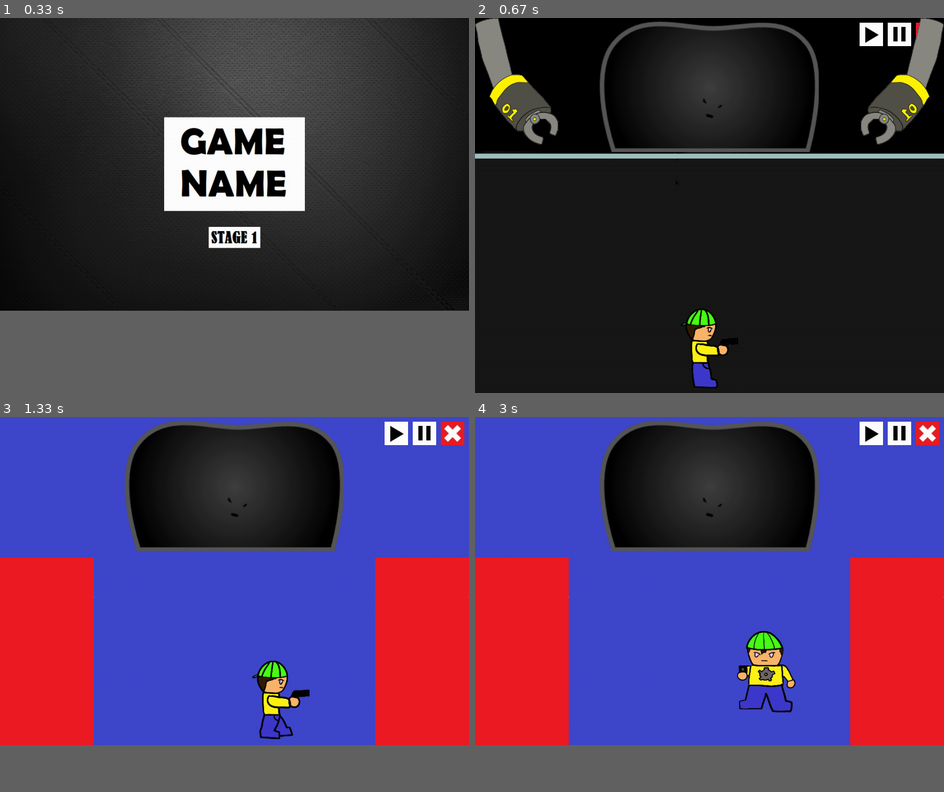
Above: before the commit, frames 1-4 (two rows, left to right).
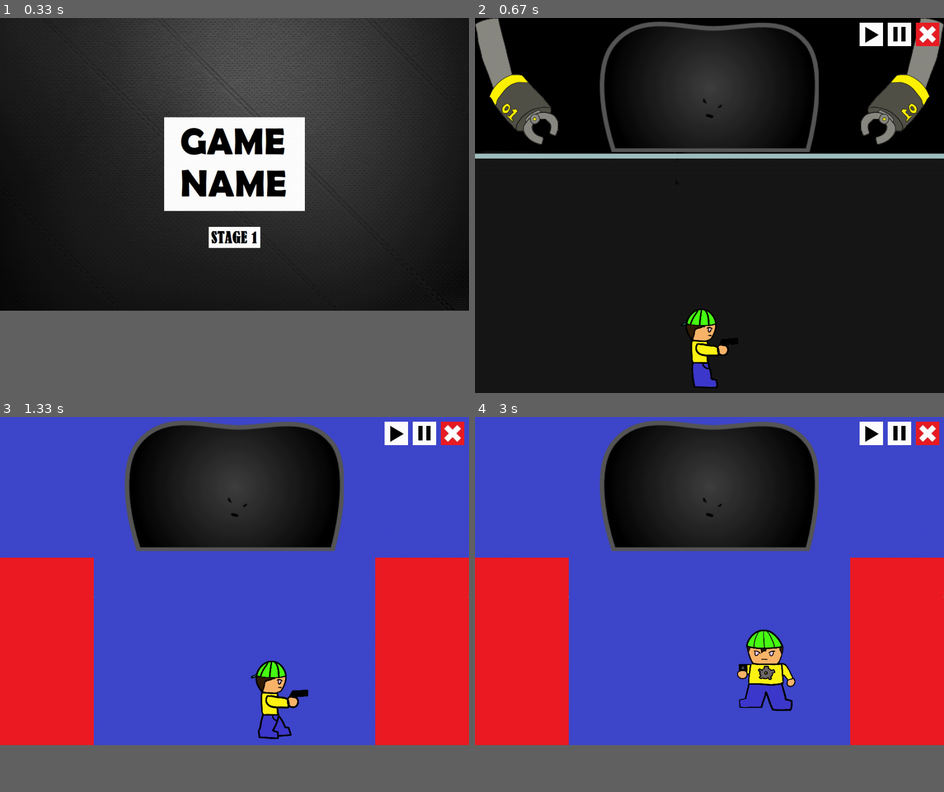
Above: after the commit, the same moments.

Repository: ss-hyun/Chilbo_pygame_pj
Game: pygame game, started from main.py
The game is run twice, just before and just after one commit, with the same random seed, the same clock (stepped at 60 frames per second) and the same inputs.
Inputs (mouse positions are in pixels of both pictures, inside the frame that each line leads up to):
- Up to frame 1 (0.33 s): no input
- Up to frame 2 (0.67 s): click (709, 235) at 0.38 s
- Up to frame 3 (1.33 s): tap Tab at 0.67 s; hold Right from 1 s (still down)
- Up to frame 4 (3 s): release Right at 1.47 s; hold Up 1.5-1.8 s; hold Right 1.83-2.3 s; hold Left 2.33-2.87 s; hold Down from 2.9 s (still down)

Frame 1 is identical in both runs. In frame 2, 0.3% of the frame differs, in the area x 94-99%, y 1-8%; in frame 3, 0.6%; in frame 4, 0.8%, in the area x 55-69%, y 56-79%.

Commit message:
Plus attack mid

Diff:
--- a/stage1.py
+++ b/stage1.py
@@ -10,7 +10,7 @@
     ch.pos[0] += ch.move_factor_x
     ch.pos[1] += ch.move_factor_y
 
-    print(ch.pos[0])
+    #print(ch.pos[0])
 
     if ch.pos[1] < 208:
         ch.pos[1] = 208
@@ -97,6 +97,14 @@
         # size variable change
         ch.size[i] = ch.image[i].get_rect().size
 
+def user_attack(ch, game):
+    for event in game.event_key:
+        if event.type == pygame.KEYDOWN and event.key == pygame.K_a:
+            game.user_attack.append(stage_template.Spherical_Attack(ch.atk_image, 5, ch.pos, 5, user_atk_move))
+
+def user_atk_move(atk, game):
+    return 1
+
 # def boss_moving(ch, game):
 #     ch.pos[0] += ch.move_factor
 #     if ch.pos[0] + ch.size[ch.curr_state][0] > game.display_size[0]:
@@ -152,17 +160,17 @@
 
 def stage1(name, path, fps, speed):
     bg_image = pygame.image.load(path + "/image/boss_stage_test.jpg")
-    # character info : (name, relative path list, function list, group)
+    # character info : (name, relative path list, function list, attack image path, group)
     # # name : character name
     # # relative path list : Characters have various states. Images of all possible conditions.
     # # function list : A function of all actions that can be done as a character, including initialization.
     # #                 [move, positioning, attack, image transform] - if it doesn't exist -> None
     # # group : There are user groups(0) and monster groups(1) in the game.
 
-    ch_info_list = [ ("user", [ "/image/오른1.png", "/image/왼1 …(162 unchanged characters)… mage/뒤3.png"], [ move_user, user_start, None, user_resize ], 0),
-                     ("boss", [ "/image/exboss.svg" ], [ None, boss_start, None, boss_resize ], 1),
-                     ("boss_arm1", [ "/image/forceps_1.png", "/image/forceps_2.png" ], [ arm_move, arm2_start, None, arm_trans ], 1),
-                     ("boss_arm2", [ "/image/r_forceps_1.png", "/image/r_forceps_2.png" ], [ arm_move, arm1_start, None, arm_trans ], 1),
+    ch_info_list = [ ("user", [ "/image/오른1.png", "/image/왼1 …(162 unchanged characters)… mage/뒤3.png"], [ move_user, user_start, user_attack, user_resize ], "/image/bullet.png", 0),
+                     ("boss", [ "/image/exboss.svg" ], [ None, boss_start, None, boss_resize ], None, 1),
+                     ("boss_arm1", [ "/image/forceps_1.png", "/image/forceps_2.png" ], [ arm_move, arm2_start, None, arm_trans ], None, 1),
+                     ("boss_arm2", [ "/image/r_forceps_1.png", "/image/r_forceps_2.png" ], [ arm_move, arm1_start, None, arm_trans ], None, 1),
                     ]
 
     stage1_1 = stage_template.Stage(name, 1-1, path, fps, speed, bg_image, ch_info_list)
@@ -170,8 +178,8 @@
     bg_image = pygame.image.load(path + "/image/stage1_background.jpg")
 
     ch_info_list = ["user", "boss",
-                     ("laser_field1", [ "/image/laser_field.jpg" ], [ None, laser_field1_start, None, None ], 1),
-                     ("laser_field2", [ "/image/laser_field.jpg" ], [ None, laser_field2_start, None, None ], 1)]
+                     ("laser_field1", [ "/image/laser_field.jpg" ], [ None, laser_field1_start, None, None ], None, 1),
+                     ("laser_field2", [ "/image/laser_field.jpg" ], [ None, laser_field2_start, None, None ], None, 1)]
 
     stage1_2 = stage_template.Stage(name, 1-2, path, fps, speed, bg_image, ch_info_list, stage1_1)
     stage1_2.run()
--- a/stage_template.py
+++ b/stage_template.py
@@ -27,14 +27,19 @@
     def stage_exit(self):
         self.running = False
 
-class Attack:
-    def __init__(self, damage, pos, atk_move):
-        self.demage = damage
+# 구 형태의 공격
+class Spherical_Attack:
+    def __init__(self, image, damage, pos, range, atk_move):
+        self.image = image,
+        self.damage = damage
         self.pos = pos
         self.atk_mv_action = atk_move
+        self.atk_range = range
 
+    # If you want to keep the attack, return True and if you want to remove it, return False.
     def move(self, curr_stage):
-        self.atk_mv_action(self, curr_stage)
+        if self.atk_mv_action != None:
+            self.atk_mv_action(self, curr_stage)
 
 
 class Character:
@@ -63,7 +68,8 @@
         self.attack = info[2][2]
         self.img_control = info[2][3]
         # group : 1 - monster, 0 - user
-        self.group = info[3]
+        if info[3]: self.atk_image = pygame.image.load(path+info[3])
+        self.group = info[4]
         self.move_factor_x = 0
         self.move_factor_y = 0
 
@@ -133,12 +139,23 @@
 
             background.blit(self.bg_image, (0, 0))
 
+            for a in self.user_attack[:]:
+                background.blit(a.image[0], a.pos)
+                is_remove = a.move(a, self)
+                if not is_remove: self.user_attack.remove(a)
+
+            for a in self.monster_attack[:]:
+                background.blit(a.image[0], a.pos)
+                is_remove = a.move(a, self)
+                if not is_remove: self.monster_attack.remove(a)
+
+            for c in self.ch_list:
+                background.blit(c.image[c.curr_state], c.pos)
+                c.move(self)
+                if c.attack: c.attack(c, self)
+
             for b in self.frame.button:
                 b.draw(background)
-
-            for c in self.ch_list:
-                c.move(self)
-                background.blit(c.image[c.curr_state], c.pos)
 
             pygame.display.update()
             self.event_mouse.clear()
Binary file added: image/bullet.png
